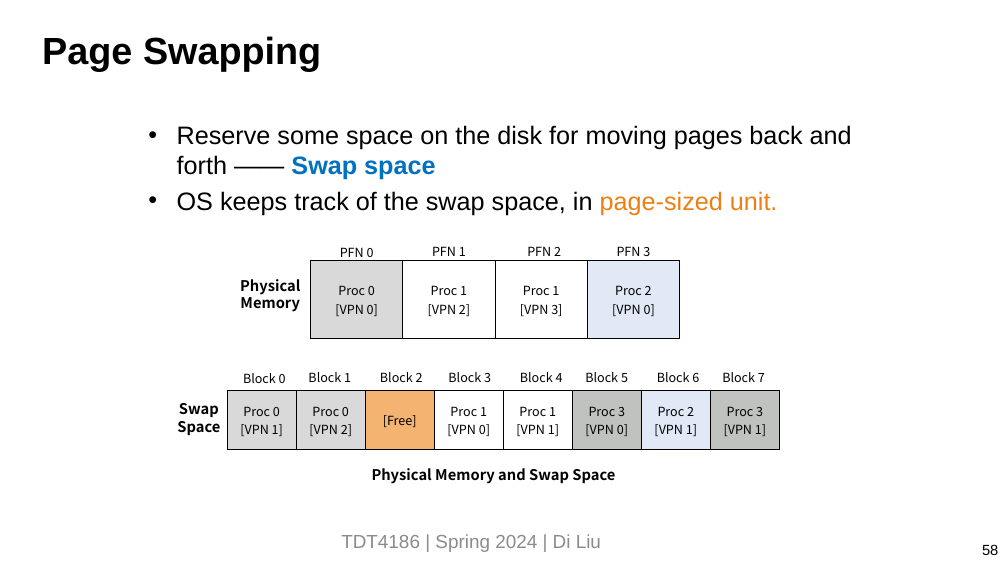
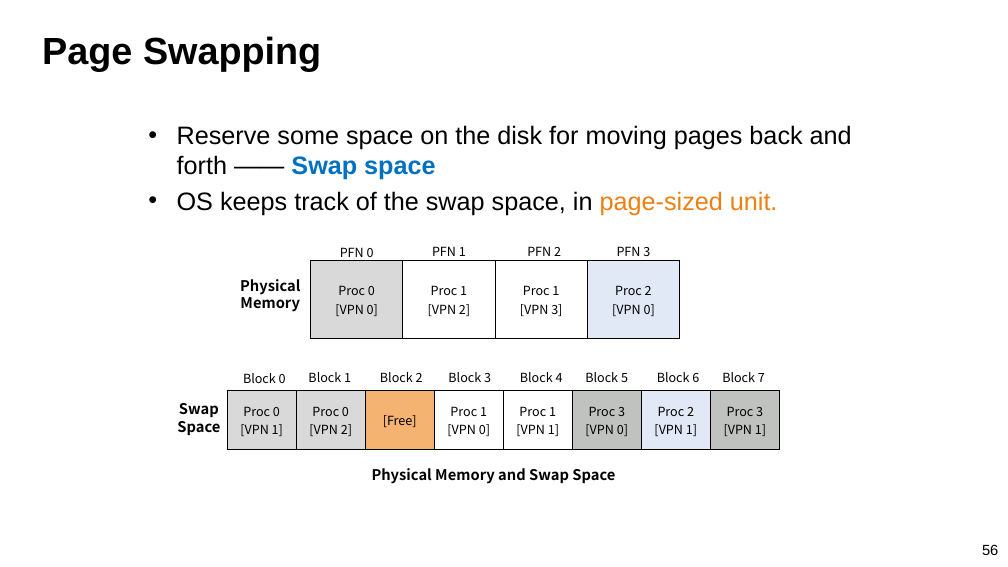
Before and after one commit to guhofstra/CSC256Fa25, a slide deck: slide 56 of PPTs/L8-Memory System II Paging.pptx (slide 58 before the commit). Drawn at 1008x567 pixels with LibreOffice and Linux fonts; fonts in the diff are those of the drawing. Boxes give left, top, right and bottom in pixels: in the first picture for what was removed or moved away, otherwise in the second. Text is boxed around its words. In the diff, an @@ line names an element or a change of style, - is before the commit and + after.

```diff
--- a/PPTs/L8-Memory System II Paging.pptx
+++ b/PPTs/L8-Memory System II Paging.pptx
@@ text removed at (x1=341, y1=534, x2=601, y2=552) @@
-TDT4186 | Spring 2024 | Di Liu
@@ page number at (x1=982, y1=544, x2=998, y2=555): text changed @@
-58
+56
```
Also in this commit, not shown: 10 other slides changed, 5 slides removed, 3 other files.
